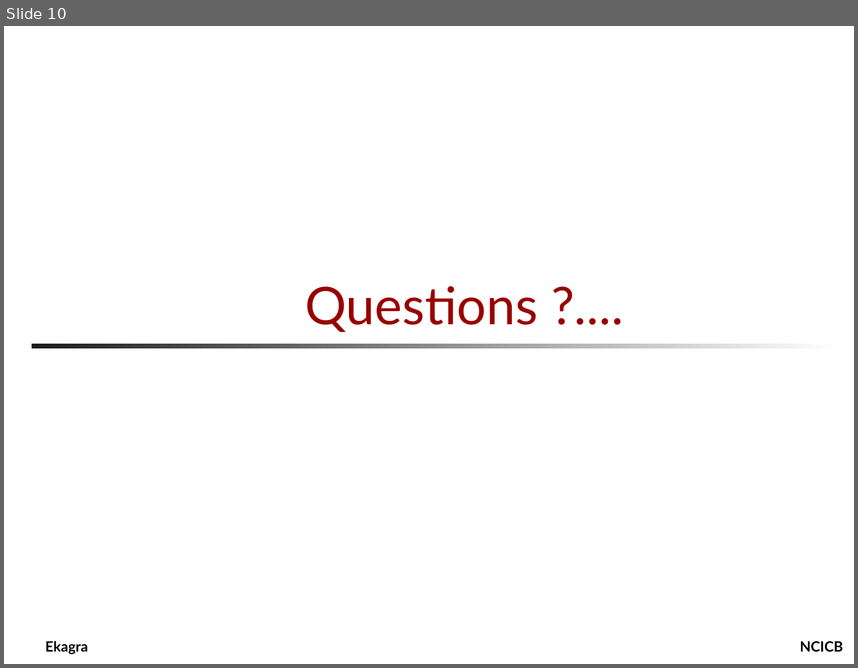
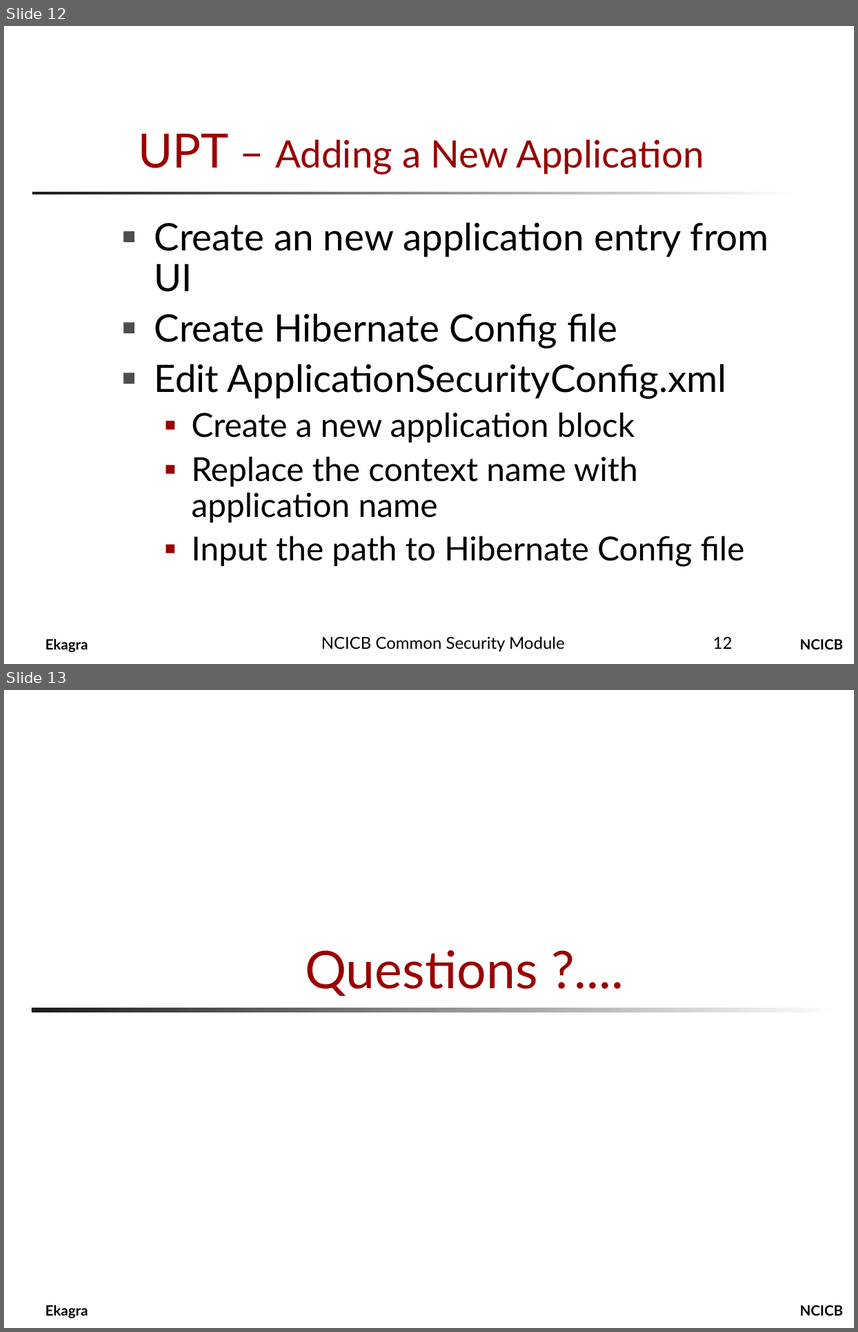
Before and after one commit to CBIIT/common-security-module-docs, a slide deck: Presentations/CSM_Installation_Presentation.ppt. Shown one above the other, each under a label of ours: slide 10 before the commit, slides 12 and 13 after it. The pictures are 858x668 and 858x1332 pixels, drawn with LibreOffice and Linux fonts; fonts in the diff are those of the drawing; background and template pictures are left out. Boxes give left, top, right and bottom in pixels: in the first picture for what was removed or moved away, otherwise in the second. Text is boxed around its words. In the diff, an @@ line names an element or a change of style, - is before the commit and + after.

```diff
--- a/Presentations/CSM_Installation_Presentation.ppt
+++ b/Presentations/CSM_Installation_Presentation.ppt
@@ slide 12 added at [4,26,854,664], background #FFFFFF @@
@@ title added at [138,134,704,174], 32 pt, text #990000 @@
+UPT – Adding a New Application
@@ rectangle added at [32,192,797,194], fill gradient #FFFFFF to #1C1C1C @@
@@ text added at [154,222,769,566], 28 pt, text #000000 @@
+■ Create an new application entry from UI
+■ Create Hibernate Config file
+■ Edit ApplicationSecurityConfig.xml
+  ■ Create a new application block
+  ■ Replace the context name with application name
+  ■ Input the path to Hibernate Config file
@@ text added at [45,638,88,652], 12 pt, text #000000, bold @@
+Ekagra
@@ text added at [321,636,565,651], 14 pt, text #000000 @@
+NCICB Common Security Module
@@ page number added at [713,636,733,648], 14 pt, text #000000 @@
+12
@@ text added at [800,639,843,649], 12 pt, text #000000, bold @@
+NCICB
@@ what was slide 10 is now slide 13 @@
```
Also in this commit, not shown: 9 slides changed, 2 other slides added.
